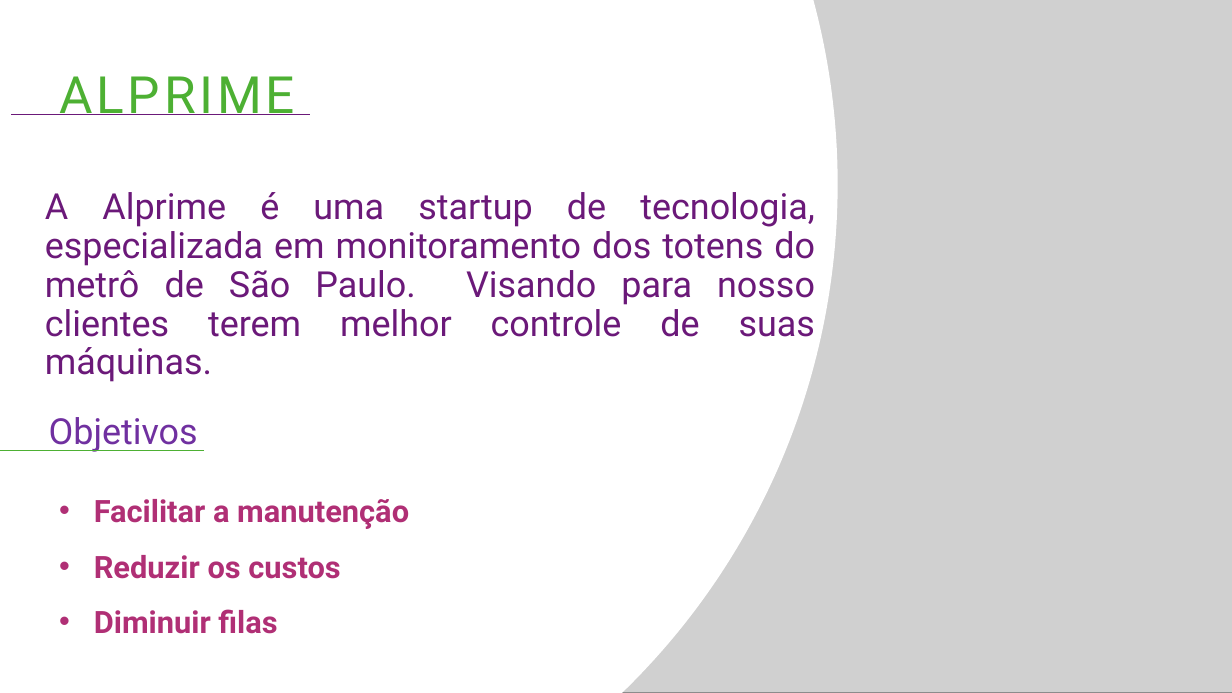
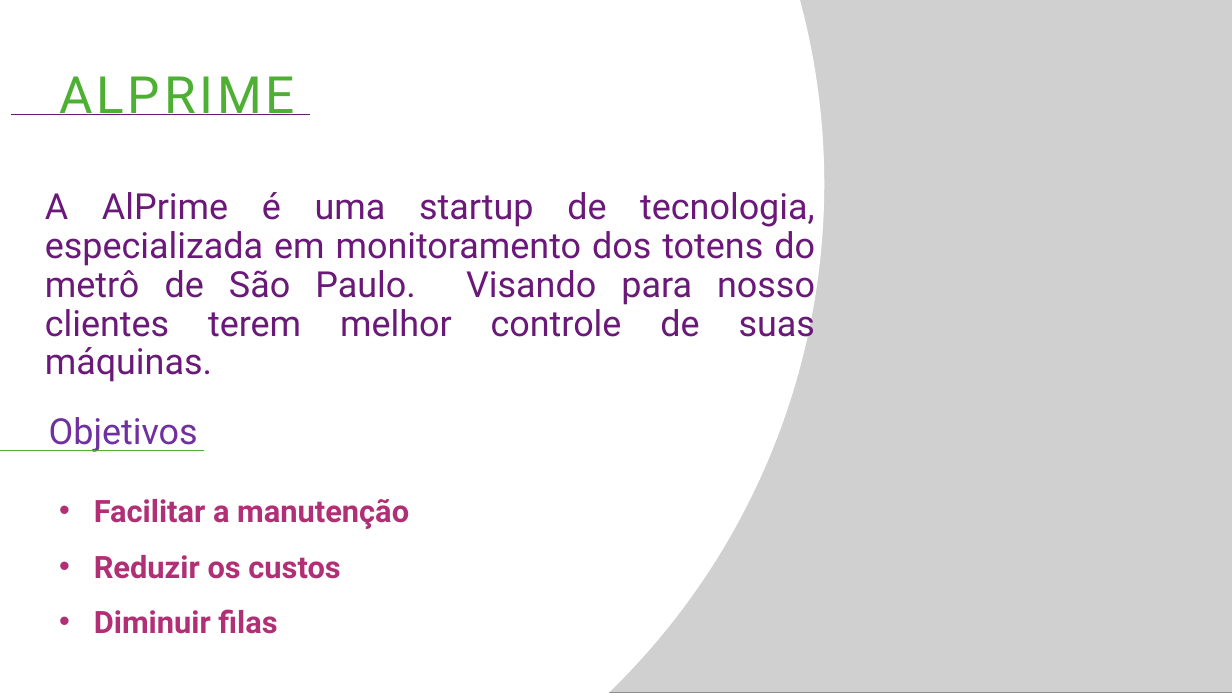
Before and after one commit to BandTec/alprime, a slide deck: slide 3 of documentacao/Apresentações/Sprint 3.pptx. Drawn at 1232x693 pixels with LibreOffice and Linux fonts; fonts in the diff are those of the drawing; grey boxes stand for pictures. Boxes give left, top, right and bottom in pixels: in the first picture for what was removed or moved away, otherwise in the second. Text is boxed around its words. In the diff, an @@ line names an element or a change of style, - is before the commit and + after.

Commit message:
Alterações para funcionar no Linux

```diff
--- a/documentacao/Apresentações/Sprint 3.pptx
+++ b/documentacao/Apresentações/Sprint 3.pptx
@@ ellipse: place and size @@
-ellipse at <box>0,0,837,693</box>
+ellipse at <box>0,0,824,693</box>
@@ text at <box>45,192,815,344</box>: text changed @@
-A Alprime é uma startup de tecnologia, especializada em monitoramento dos totens do metrô de São Paulo. Visando para nosso clientes terem melhor controle de suas máquinas.
+A AlPrime é uma startup de tecnologia, especializada em monitoramento dos totens do metrô de São Paulo. Visando para nosso clientes terem melhor controle de suas máquinas.
```
Also in this commit, not shown: 1 other slide changed, 3 slides added, 21 other files.
